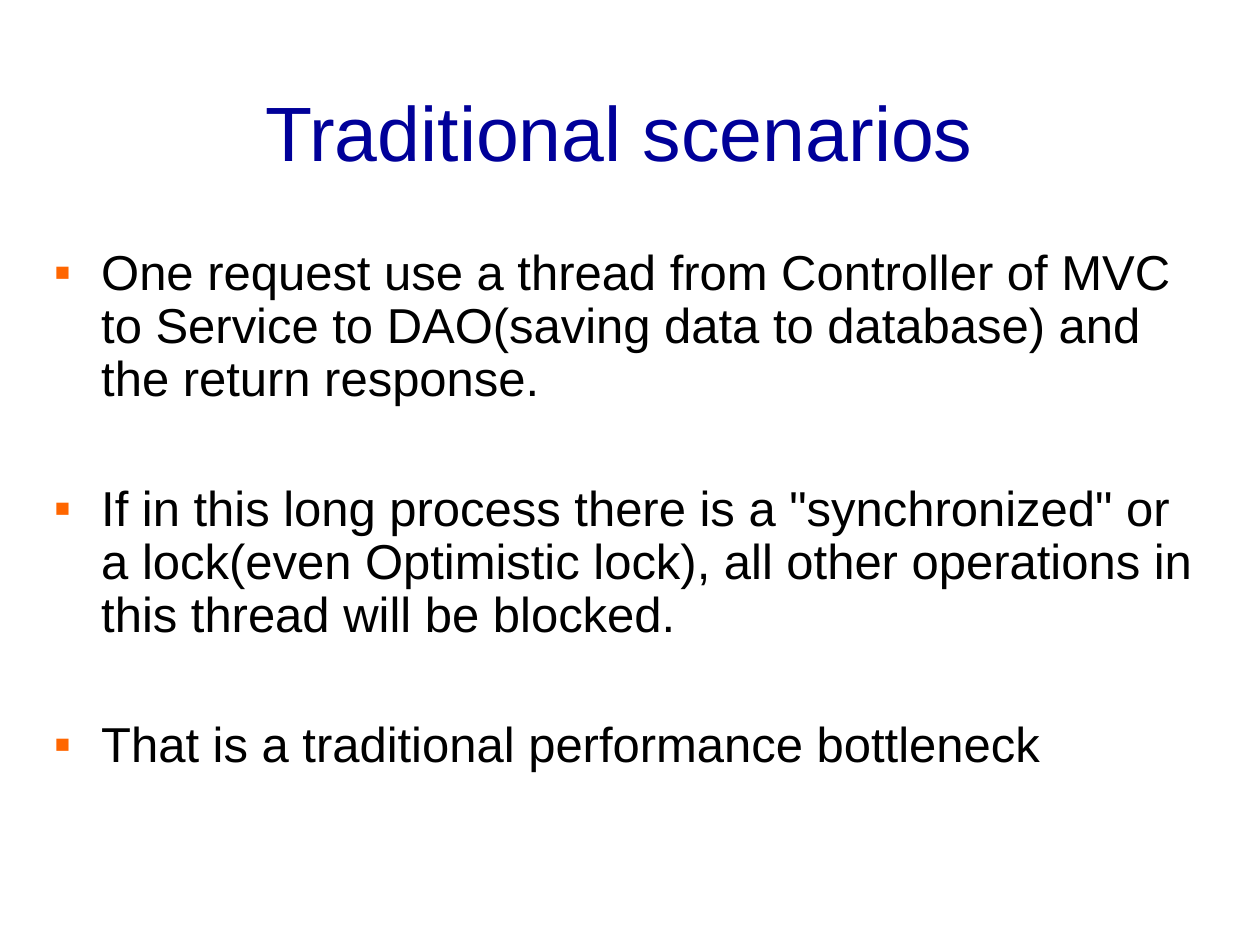
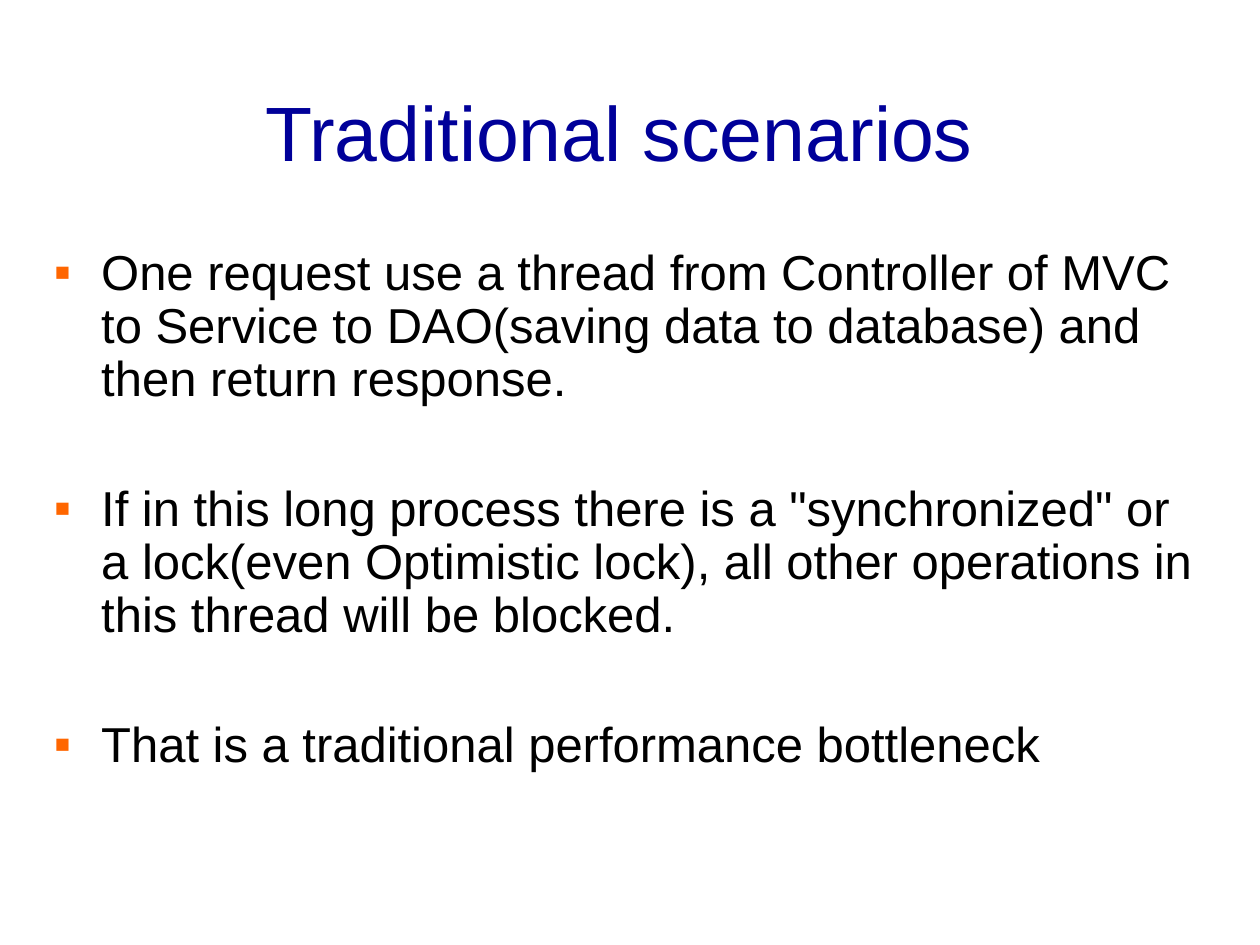
Before and after one commit to banq/banq.github.io, a slide deck: slide 7 of JdonFramework.ppt. Drawn at 1260x945 pixels with LibreOffice and Linux fonts; fonts in the diff are those of the drawing; background and template pictures are left out. Boxes give left, top, right and bottom in pixels: in the first picture for what was removed or moved away, otherwise in the second. Text is boxed around its words. In the diff, an @@ line names an element or a change of style, - is before the commit and + after.

```diff
--- a/JdonFramework.ppt
+++ b/JdonFramework.ppt
@@ text at bbox=[101, 254, 1170, 406]: text changed @@
-▪ One request use a thread from Controller of MVC to Service to DAO(saving data to database) and the return response.
+▪ One request use a thread from Controller of MVC to Service to DAO(saving data to database) and then return response.
```
Also in this commit, not shown: 1 other slide changed, 25 other files.
